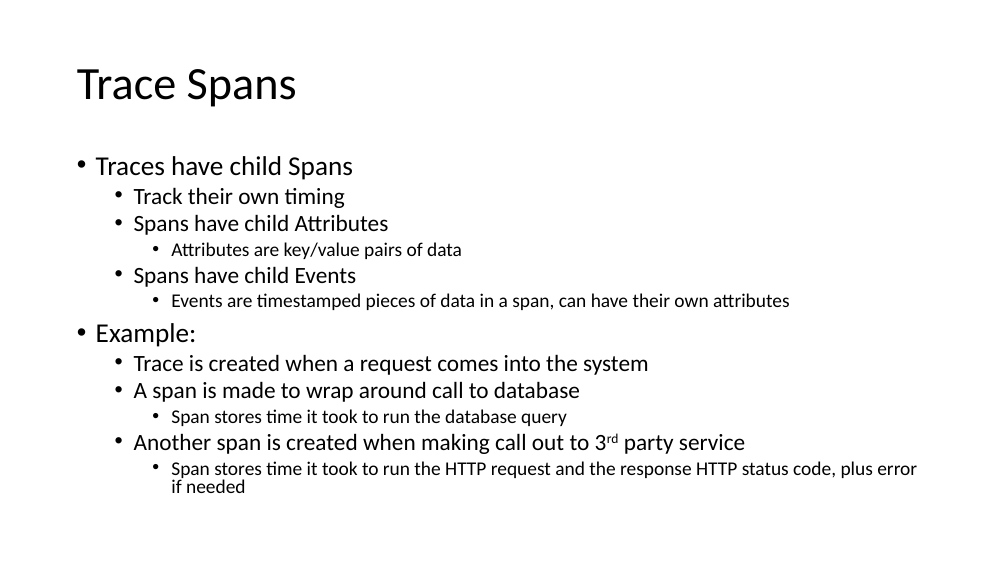
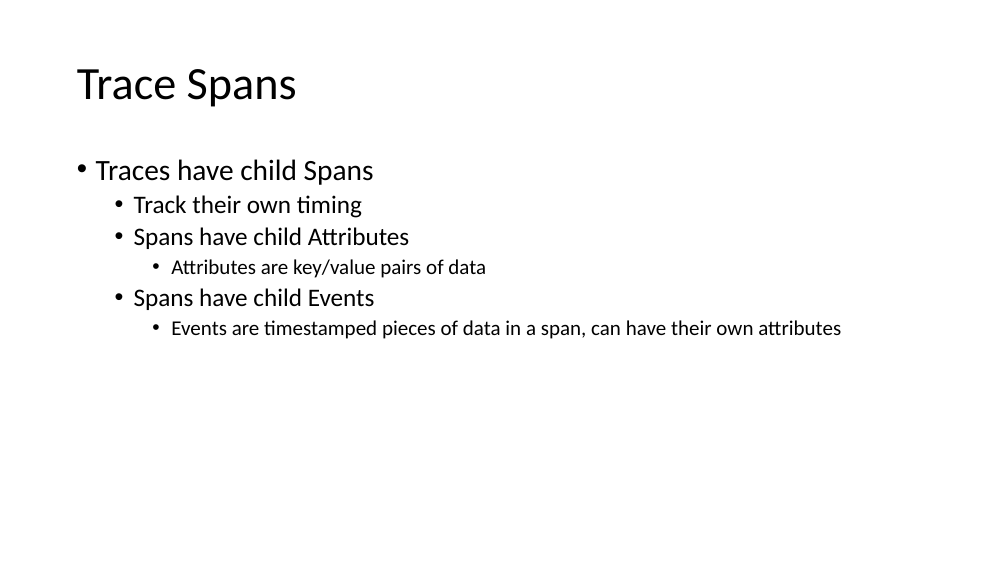
Before and after one commit to ProgrammerAL/Presentations-2023, a slide deck: slide 12 of 2023-03 - Orlando Code Camp - OpenTelemetry/Presentation.pptx (slide 11 before the commit). Drawn at 1008x567 pixels with LibreOffice and Linux fonts; fonts in the diff are those of the drawing. Boxes give left, top, right and bottom in pixels: in the first picture for what was removed or moved away, otherwise in the second. Text is boxed around its words. In the diff, an @@ line names an element or a change of style, - is before the commit and + after.

Commit message:
Some presentation work

```diff
--- a/2023-03 - Orlando Code Camp - OpenTelemetry/Presentation.pptx
+++ b/2023-03 - Orlando Code Camp - OpenTelemetry/Presentation.pptx
@@ text "Traces have child Spans" at (96,159,841,339): size 25.9 to 28 pt in "Traces have child Spans"; size 22.2 to 24 pt in "Track their own timing", "Spans have child Attributes", "Spans have child Events"; size 18.5 to 20 pt in "Attributes are key/value pairs of data", "Events are timestamped pieces of data in ..."; line spacing 0.8 to 0.9 @@
@@ text at (96,323,917,493): paragraphs removed @@
-• Example:
-  • Trace is created when a request comes into the system
-  • A span is made to wrap around call to database
-    • Span stores time it took to run the database query
-  • Another span is created when making call out to 3rd party service
-    • Span stores time it took to run the HTTP request and the response HTTP status code, plus error if needed
```
Also in this commit, not shown: 3 other slides changed, 2 slides added, 2 other files.
